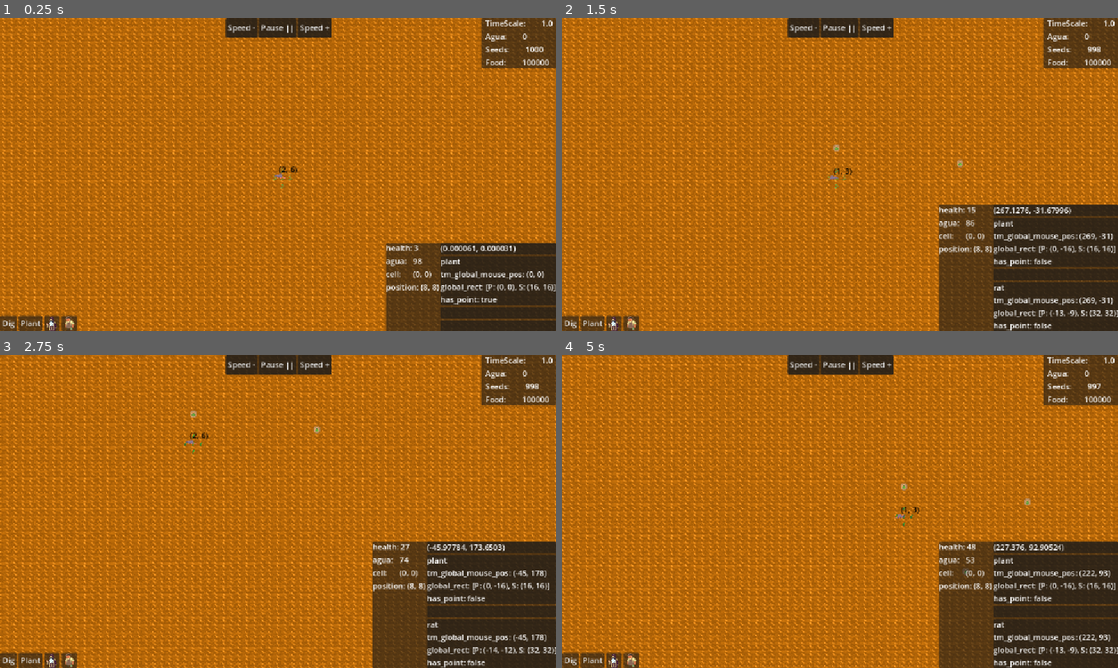
Above: before the commit, frames 1-4 (two rows, left to right).
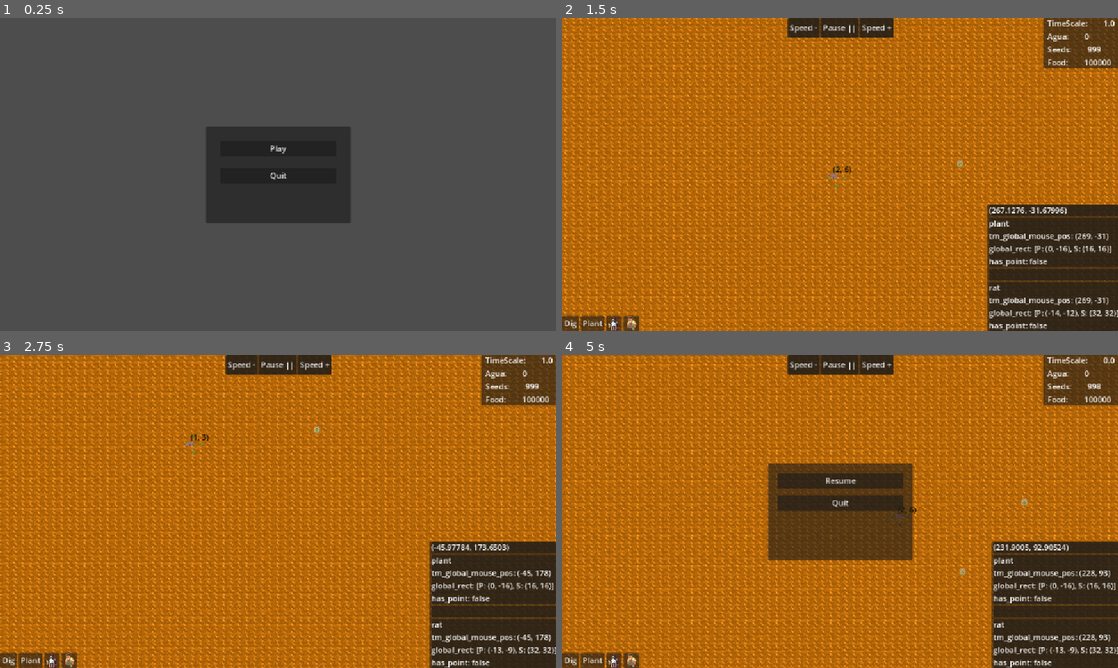
Above: after the commit, the same moments.

Repository: Fuzzerker/not_tanks
Game: Godot game, scene res://main_menu.tscn
The game is run twice, just before and just after one commit, with the same random seed, the same clock (stepped at 60 frames per second) and the same inputs. Before the commit the project starts from res://NotTanks.tscn.
Inputs (mouse positions are in pixels of both pictures, inside the frame that each line leads up to):
- Up to frame 1 (0.25 s): no input
- Up to frame 2 (1.5 s): click (840, 149) at 0.5 s, where only the run after the commit has a clickable "Play"; tap Enter at 1.25 s; move the mouse to (962, 158) at 1.27 s; hold Right (ui_right) from 1.28 s (still down); tap R at 1.35 s; click (962, 158) at 1.42 s
- Up to frame 3 (2.75 s): tap Space at 1.52, 2.27 s; move the mouse to (166, 527) at 2.02 s; release Right (ui_right) at 2.03 s; hold Down (ui_down) from 2.03 s (still down); tap 0 at 2.1 s
- Up to frame 4 (5 s): move the mouse to (895, 442) at 2.77 s; release Down (ui_down) at 2.78 s; hold Right (ui_right) 2.78-3.53 s; tap R at 2.85, 4.35 s; move the mouse to (812, 574) at 3.52 s; hold Up (ui_up) 3.53-4.28 s; tap 0 at 3.6 s; click (812, 574) at 3.67 s; tap Space at 3.77, 4.52 s; move the mouse to (1006, 558) at 4.27 s; hold Left (ui_left) from 4.28 s (still down); tap Escape at 4.9 s

The runs differ from the first frame. In frame 1, 100% of the frame differs, in the area x 0-100%, y 0-100%; in frame 2, 5.6%; in frame 3, 6.1%; in frame 4, 38%.

Commit message:
main menu and in game menu

Diff:
--- a/NotTanks.tscn
+++ b/NotTanks.tscn
@@ -11,6 +11,7 @@
 [ext_resource type="Script" uid="uid://cxi6b84q1us22" path="res://scripts/ui/info_pane.gd" id="9_3fx1h"]
 [ext_resource type="PackedScene" uid="uid://btfvbo6sesb20" path="res://preloads/rat.tscn" id="11_qyiog"]
 [ext_resource type="Script" uid="uid://sgwdxphy0dp3" path="res://scripts/entities/animals/rat.gd" id="12_3fx1h"]
+[ext_resource type="PackedScene" uid="uid://c40ljumm3qmum" path="res://gameplay_menu.tscn" id="13_gameplay"]
 
 [sub_resource type="TileSetAtlasSource" id="TileSetAtlasSource_45neo"]
 texture = ExtResource("1_v4jwb")
@@ -636,6 +637,8 @@
 [node name="rat_deets" type="Label" parent="CanvasLayer/InfoPane/HBoxContainer/VBoxContainer2/PanelContainer5"]
 layout_mode = 2
 
+[node name="GameplayMenu" parent="CanvasLayer" instance=ExtResource("13_gameplay")]
+
 [connection signal="pressed" from="CanvasLayer/Panel/VBoxContainer/HBoxContainer/MarginContainer2/dig" to="TileMapLayer" method="_on_dig_pressed"]
 [connection signal="pressed" from="CanvasLayer/Panel/VBoxContainer/HBoxContainer/MarginContainer3/Plant" to="TileMapLayer" method="_on_plant_pressed"]
 [connection signal="pressed" from="CanvasLayer/Panel/VBoxContainer/HBoxContainer/PanelContainer/BuildCleric" to="TileMapLayer" method="_on_build_cleric_pressed"]
@@ -643,3 +646,5 @@
 [connection signal="pressed" from="CanvasLayer/PanelContainer/HBoxContainer/MarginContainer4/SPeed don" to="TileMapLayer" method="_on_speed_don_pressed"]
 [connection signal="pressed" from="CanvasLayer/PanelContainer/HBoxContainer/MarginContainer5/Pause" to="TileMapLayer" method="_on_pause_pressed"]
 [connection signal="pressed" from="CanvasLayer/PanelContainer/HBoxContainer/MarginContainer6/SPeed up" to="TileMapLayer" method="_on_speed_up_pressed"]
+[connection signal="quit_game" from="CanvasLayer/GameplayMenu" to="TileMapLayer" method="_on_quit_game"]
+[connection signal="resume_game" from="CanvasLayer/GameplayMenu" to="TileMapLayer" method="_on_resume_game"]
--- /dev/null
+++ b/gameplay_menu.tscn
@@ -0,0 +1,54 @@
+[gd_scene load_steps=2 format=3 uid="uid://c40ljumm3qmum"]
+
+[ext_resource type="Script" uid="uid://btpdo7n2oprjy" path="res://scripts/ui/gameplay_menu.gd" id="1_abc123"]
+
+[node name="GameplayMenu" type="Control"]
+visible = false
+layout_mode = 3
+anchors_preset = 15
+anchor_right = 1.0
+anchor_bottom = 1.0
+grow_horizontal = 2
+grow_vertical = 2
+script = ExtResource("1_abc123")
+
+[node name="Panel" type="Panel" parent="."]
+layout_mode = 1
+anchors_preset = 8
+anchor_left = 0.5
+anchor_top = 0.5
+anchor_right = 0.5
+anchor_bottom = 0.5
+offset_left = -150.0
+offset_top = -100.0
+offset_right = 150.0
+offset_bottom = 100.0
+grow_horizontal = 2
+grow_vertical = 2
+
+[node name="VBoxContainer" type="VBoxContainer" parent="Panel"]
+layout_mode = 1
+anchors_preset = 15
+anchor_right = 1.0
+anchor_bottom = 1.0
+offset_left = 20.0
+offset_top = 20.0
+offset_right = -20.0
+offset_bottom = -20.0
+grow_horizontal = 2
+grow_vertical = 2
+
+[node name="MarginContainer" type="MarginContainer" parent="Panel/VBoxContainer"]
+layout_mode = 2
+theme_override_constants/margin_bottom = 10
+
+[node name="ResumeButton" type="Button" parent="Panel/VBoxContainer/MarginContainer"]
+layout_mode = 2
+text = "Resume"
+
+[node name="MarginContainer2" type="MarginContainer" parent="Panel/VBoxContainer"]
+layout_mode = 2
+
+[node name="QuitButton" type="Button" parent="Panel/VBoxContainer/MarginContainer2"]
+layout_mode = 2
+text = "Quit"
--- /dev/null
+++ b/main_menu.tscn
@@ -0,0 +1,61 @@
+[gd_scene load_steps=2 format=3 uid="uid://dgqjoj5pbluqu"]
+
+[ext_resource type="Script" uid="uid://buijksyr88c2n" path="res://scripts/ui/main_menu.gd" id="1_0x8ym"]
+
+[node name="Main Menu" type="Control"]
+layout_mode = 3
+anchors_preset = 15
+anchor_right = 1.0
+anchor_bottom = 1.0
+grow_horizontal = 2
+grow_vertical = 2
+script = ExtResource("1_0x8ym")
+
+[node name="CenterContainer" type="CenterContainer" parent="."]
+layout_mode = 1
+anchors_preset = 15
+anchor_right = 1.0
+anchor_bottom = 1.0
+grow_horizontal = 2
+grow_vertical = 2
+
+[node name="Panel" type="Panel" parent="CenterContainer"]
+custom_minimum_size = Vector2(300, 200)
+layout_mode = 2
+
+[node name="VBoxContainer" type="VBoxContainer" parent="CenterContainer/Panel"]
+layout_mode = 1
+anchors_preset = 15
+anchor_right = 1.0
+anchor_bottom = 1.0
+offset_left = 10.0
+offset_top = 10.0
+offset_right = -10.0
+offset_bottom = -10.0
+grow_horizontal = 2
+grow_vertical = 2
+
+[node name="PlayMargin" type="MarginContainer" parent="CenterContainer/Panel/VBoxContainer"]
+layout_mode = 2
+theme_override_constants/margin_left = 20
+theme_override_constants/margin_top = 20
+theme_override_constants/margin_right = 20
+theme_override_constants/margin_bottom = 10
+
+[node name="PlayButton" type="Button" parent="CenterContainer/Panel/VBoxContainer/PlayMargin"]
+layout_mode = 2
+text = "Play"
+
+[node name="QuitMargin" type="MarginContainer" parent="CenterContainer/Panel/VBoxContainer"]
+layout_mode = 2
+theme_override_constants/margin_left = 20
+theme_override_constants/margin_top = 10
+theme_override_constants/margin_right = 20
+theme_override_constants/margin_bottom = 20
+
+[node name="QuitButton" type="Button" parent="CenterContainer/Panel/VBoxContainer/QuitMargin"]
+layout_mode = 2
+text = "Quit"
+
+[connection signal="pressed" from="CenterContainer/Panel/VBoxContainer/PlayMargin/PlayButton" to="." method="_on_play_button_pressed"]
+[connection signal="pressed" from="CenterContainer/Panel/VBoxContainer/QuitMargin/QuitButton" to="." method="_on_quit_button_pressed"]
--- a/project.godot
+++ b/project.godot
@@ -11,7 +11,7 @@
 [application]
 
 config/name="Tanks!"
-run/main_scene="uid://by3dirgdn0xiw"
+run/main_scene="uid://dgqjoj5pbluqu"
 config/features=PackedStringArray("4.4", "Forward Plus")
 config/icon="res://icon.svg"
 
--- /dev/null
+++ b/scripts/ui/gameplay_menu.gd
@@ -0,0 +1,21 @@
+extends Control
+
+signal resume_game
+signal quit_game
+
+func _ready():
+	# Connect button signals
+	$Panel/VBoxContainer/MarginContainer/ResumeButton.pressed.connect(_on_resume_pressed)
+	$Panel/VBoxContainer/MarginContainer2/QuitButton.pressed.connect(_on_quit_pressed)
+
+func _on_resume_pressed():
+	resume_game.emit()
+
+func _on_quit_pressed():
+	quit_game.emit()
+
+func show_menu():
+	visible = true
+
+func hide_menu():
+	visible = false
--- /dev/null
+++ b/scripts/ui/main_menu.gd
@@ -0,0 +1,11 @@
+extends Control
+
+# Called when the Play button is pressed
+func _on_play_button_pressed():
+	# Load the main game scene
+	get_tree().change_scene_to_file("res://NotTanks.tscn")
+
+# Called when the Quit button is pressed
+func _on_quit_button_pressed():
+	# Quit the game
+	get_tree().quit()
--- a/scripts/world/terrain_gen.gd
+++ b/scripts/world/terrain_gen.gd
@@ -17,6 +17,9 @@
 var plant_icon = preload("res://preloads/plant_icon.tscn")
 
 var bcl: Sprite2D = null
+var gameplay_menu: Control = null
+var previous_time_scale: float = 1.0
+var is_paused: bool = false
 
 @export var mous_pos_label:Label = null
 
@@ -24,6 +27,9 @@
 	Resources.food = 100000
 	_build_plants()
 	_set_terrain()
+
+	# Get reference to the gameplay menu
+	gameplay_menu = get_node("../CanvasLayer/GameplayMenu")
 
 
 func _build_plants():
@@ -173,6 +179,16 @@
 			Engine.time_scale = 0
 		else:
 			Engine.time_scale = 1
+
+	# Handle escape key to toggle pause menu
+	if event is InputEventKey and event.keycode == KEY_ESCAPE and event.pressed:
+		_toggle_pause_menu()
+		return
+
+	# Don't process other inputs if paused
+	if is_paused:
+		return
+
 	if event is InputEventMouseMotion and clicked:
 		_tilemap_click()
 	if event is InputEventMouseButton and event.button_index == MOUSE_BUTTON_LEFT:
@@ -217,7 +233,7 @@
 
 # --- BUILD CLERIC BUTTON -----------------------------------------------------
 
-func _process(delta: float) -> void:
+func _process(_delta: float) -> void:
 
 	if bcl:
 		bcl.position = get_global_mouse_position()
@@ -234,3 +250,34 @@
 	bcl = build_worker.instantiate()
 	get_parent().add_child(bcl)
 	PlayerActions.current_action = "place_worker"
+
+# --- PAUSE MENU FUNCTIONALITY ------------------------------------------------
+
+func _toggle_pause_menu() -> void:
+	if is_paused:
+		_resume_game()
+	else:
+		_pause_game()
+
+func _pause_game() -> void:
+	if not is_paused:
+		previous_time_scale = Engine.time_scale
+		Engine.time_scale = 0
+		is_paused = true
+		if gameplay_menu:
+			gameplay_menu.show_menu()
+
+func _resume_game() -> void:
+	if is_paused:
+		Engine.time_scale = previous_time_scale
+		is_paused = false
+		if gameplay_menu:
+			gameplay_menu.hide_menu()
+
+# --- GAMEPLAY MENU SIGNAL HANDLERS -------------------------------------------
+
+func _on_resume_game() -> void:
+	_resume_game()
+
+func _on_quit_game() -> void:
+	get_tree().quit()
Not shown: 1 places in NotTanks.tscn that only renumber resources
Not shown, added: scripts/ui/gameplay_menu.gd.uid
Not shown, added: scripts/ui/main_menu.gd.uid
